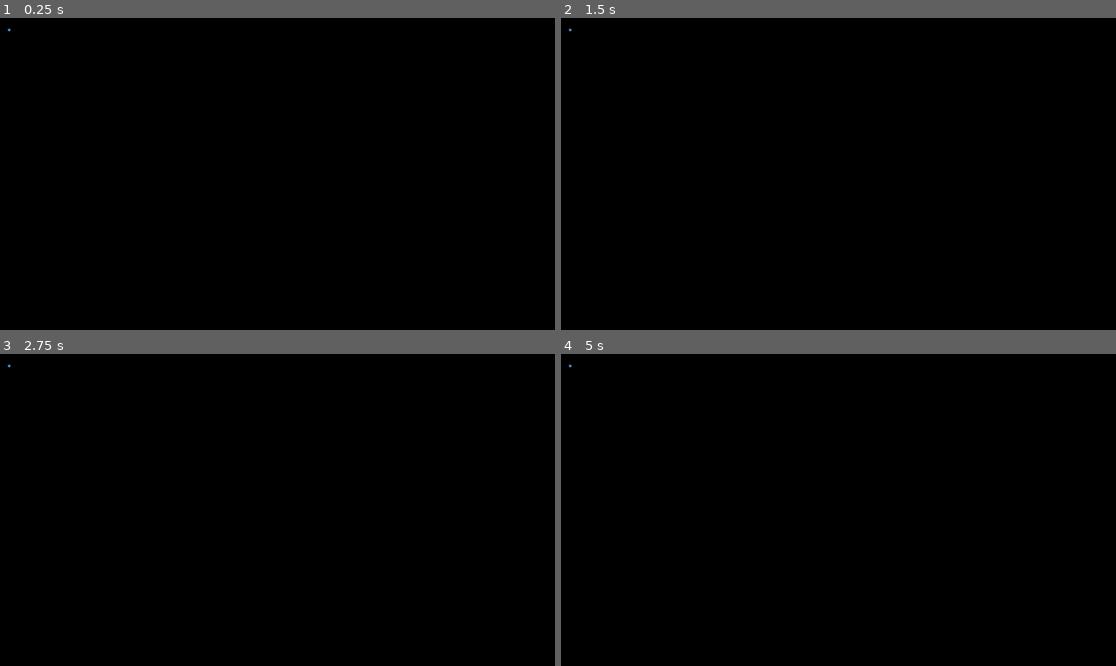
Above: before the commit, frames 1-4 (two rows, left to right).
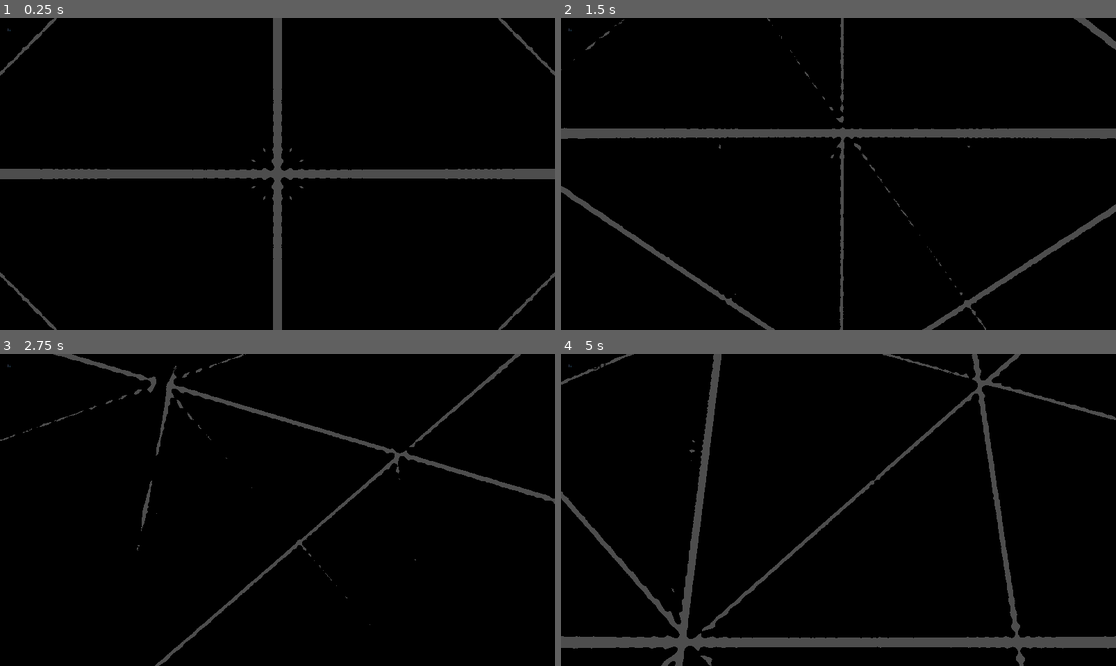
Above: after the commit, the same moments.

Repository: Chustrup/Raymarching---Godot
Game: Godot game, scene res://node_3d.tscn
The game is run twice, just before and just after one commit, with the same random seed, the same clock (stepped at 60 frames per second) and the same inputs. The engine's default icon, where the game draws it, is replaced by a stand-in: a white triangle on a blue panel in a dark square.
Inputs (mouse positions are in pixels of both pictures, inside the frame that each line leads up to):
- Up to frame 1 (0.25 s): no input
- Up to frame 2 (1.5 s): tap Enter at 0.5 s; move the mouse to (960, 158) at 0.52 s; hold D (right, bound only after the commit) 0.53-1.28 s; move the mouse to (727, 189) at 1.27 s; hold S (down, bound only after the commit) from 1.28 s (still down)
- Up to frame 3 (2.75 s): move the mouse to (333, 441) at 2.02 s; release S (down, bound only after the commit) at 2.03 s; hold D (right, bound only after the commit) from 2.03 s (still down)
- Up to frame 4 (5 s): move the mouse to (810, 572) at 2.77 s; release D (right, bound only after the commit) at 2.78 s; hold W (up, bound only after the commit) 2.78-3.53 s; move the mouse to (1005, 556) at 3.52 s; hold A (left, bound only after the commit) from 3.53 s (still down); move the mouse to (672, 463) at 4.27 s

The runs differ from the first frame. In frame 1, 5.1% of the frame differs, in the area x 0-100%, y 0-100%; in frame 2, 5.2%; in frame 3, 2.6%; in frame 4, 7.5%.

Commit message:
Scene update

Diff:
--- a/node_3d.tscn
+++ b/node_3d.tscn
@@ -1,11 +1,18 @@
-[gd_scene load_steps=5 format=3 uid="uid://dqqw728e3jirk"]
+[gd_scene load_steps=8 format=3 uid="uid://dqqw728e3jirk"]
 
 [ext_resource type="Texture2D" uid="uid://chlemg0bh00vq" path="res://icon.svg" id="1_yovtr"]
+[ext_resource type="Script" path="res://FPSCamera.gd" id="2_5pevn"]
 [ext_resource type="Shader" path="res://Raymarcher.gdshader" id="2_6r3xl"]
+[ext_resource type="Script" path="res://FPSCounter.gd" id="4_oo0kp"]
+[ext_resource type="Script" path="res://Shape.gd" id="5_wkhgb"]
 
 [sub_resource type="ShaderMaterial" id="ShaderMaterial_tiyjb"]
 render_priority = 0
 shader = ExtResource("2_6r3xl")
+shader_parameter/lightning = true
+shader_parameter/shadows = true
+shader_parameter/max_dist = 35.32
+shader_parameter/max_steps = 100
 
 [sub_resource type="QuadMesh" id="QuadMesh_wkjtq"]
 lightmap_size_hint = Vector2i(12, 12)
@@ -23,9 +30,23 @@
 [node name="Camera3D" type="Camera3D" parent="."]
 transform = Transform3D(1, 0, 0, 0, 1, 0, 0, 0, 1, 0, 0, 1.95378)
 fov = 45.0
+script = ExtResource("2_5pevn")
 
 [node name="MeshInstance3D" type="MeshInstance3D" parent="Camera3D"]
-transform = Transform3D(1, 0, 0, 0, 1, 0, 0, 0, 1, 0.130209, 0.00347281, 0.017271)
+transform = Transform3D(0.988315, 0, 0, 0, 0.988315, 0, 0, 0, 0.988315, 0.130209, 0.00347281, 0.017271)
 extra_cull_margin = 5461.33
 mesh = SubResource("QuadMesh_wkjtq")
 skeleton = NodePath("../..")
+
+[node name="Label" type="Label" parent="."]
+offset_top = 1.0
+offset_right = 37.0
+offset_bottom = 24.0
+scale = Vector2(1.74, 1.74)
+theme_override_colors/font_color = Color(0, 0, 0, 1)
+text = "1234"
+script = ExtResource("4_oo0kp")
+
+[node name="Node3D" type="Node3D" parent="." node_paths=PackedStringArray("meshInstance")]
+script = ExtResource("5_wkhgb")
+meshInstance = NodePath("../Camera3D/MeshInstance3D")
--- a/project.godot
+++ b/project.godot
@@ -14,3 +14,26 @@
 run/main_scene="res://node_3d.tscn"
 config/features=PackedStringArray("4.2", "Forward Plus")
 config/icon="res://icon.svg"
+
+[input]
+
+up={
+"deadzone": 0.5,
+"events": [Object(InputEventKey,"resource_local_to_scene":false,"resource_name":"","device":-1,"window_id":0,"alt_pressed":false,"shift_pressed":false,"ctrl_pressed":false,"meta_pressed":false,"pressed":false,"keycode":0,"physical_keycode":87,"key_label":0,"unicode":119,"echo":false,"script":null)
+]
+}
+down={
+"deadzone": 0.5,
+"events": [Object(InputEventKey,"resource_local_to_scene":false,"resource_name":"","device":-1,"window_id":0,"alt_pressed":false,"shift_pressed":false,"ctrl_pressed":false,"meta_pressed":false,"pressed":false,"keycode":0,"physical_keycode":83,"key_label":0,"unicode":115,"echo":false,"script":null)
+]
+}
+left={
+"deadzone": 0.5,
+"events": [Object(InputEventKey,"resource_local_to_scene":false,"resource_name":"","device":-1,"window_id":0,"alt_pressed":false,"shift_pressed":false,"ctrl_pressed":false,"meta_pressed":false,"pressed":false,"keycode":0,"physical_keycode":65,"key_label":0,"unicode":97,"echo":false,"script":null)
+]
+}
+right={
+"deadzone": 0.5,
+"events": [Object(InputEventKey,"resource_local_to_scene":false,"resource_name":"","device":-1,"window_id":0,"alt_pressed":false,"shift_pressed":false,"ctrl_pressed":false,"meta_pressed":false,"pressed":false,"keycode":0,"physical_keycode":68,"key_label":0,"unicode":100,"echo":false,"script":null)
+]
+}
